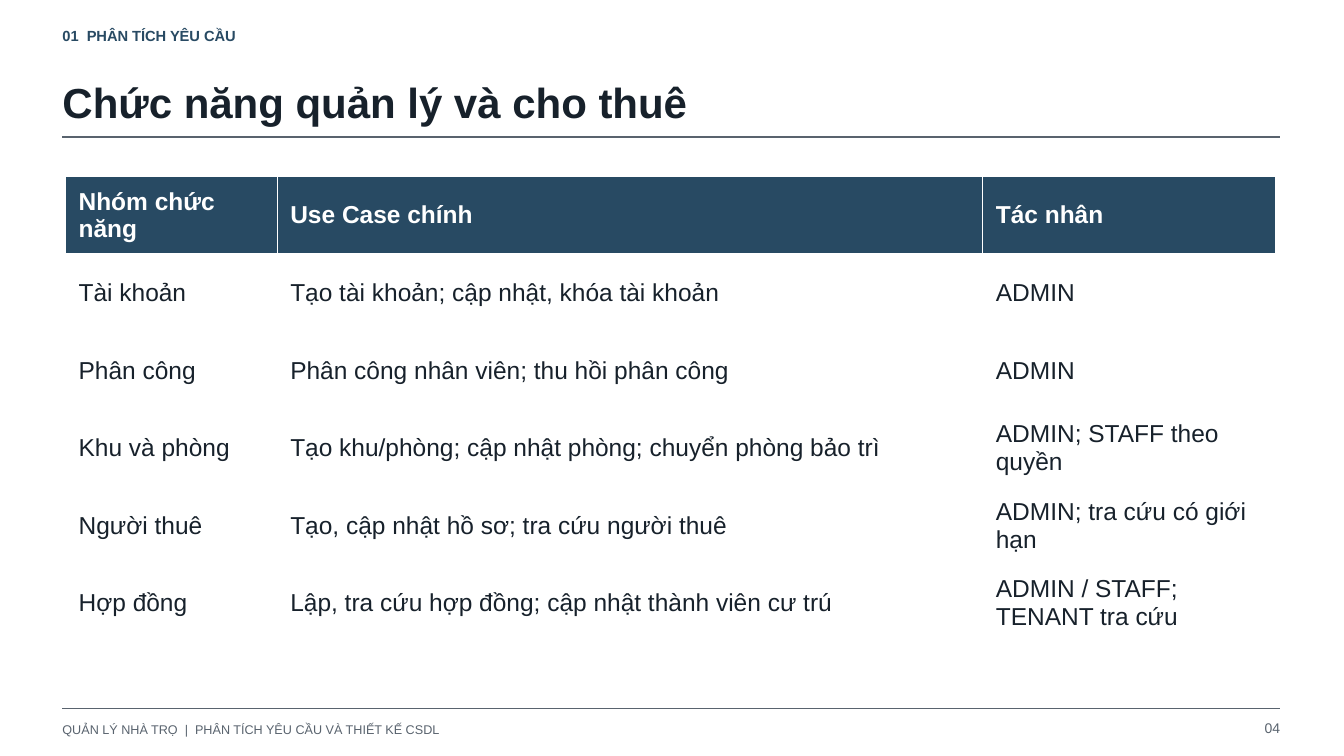
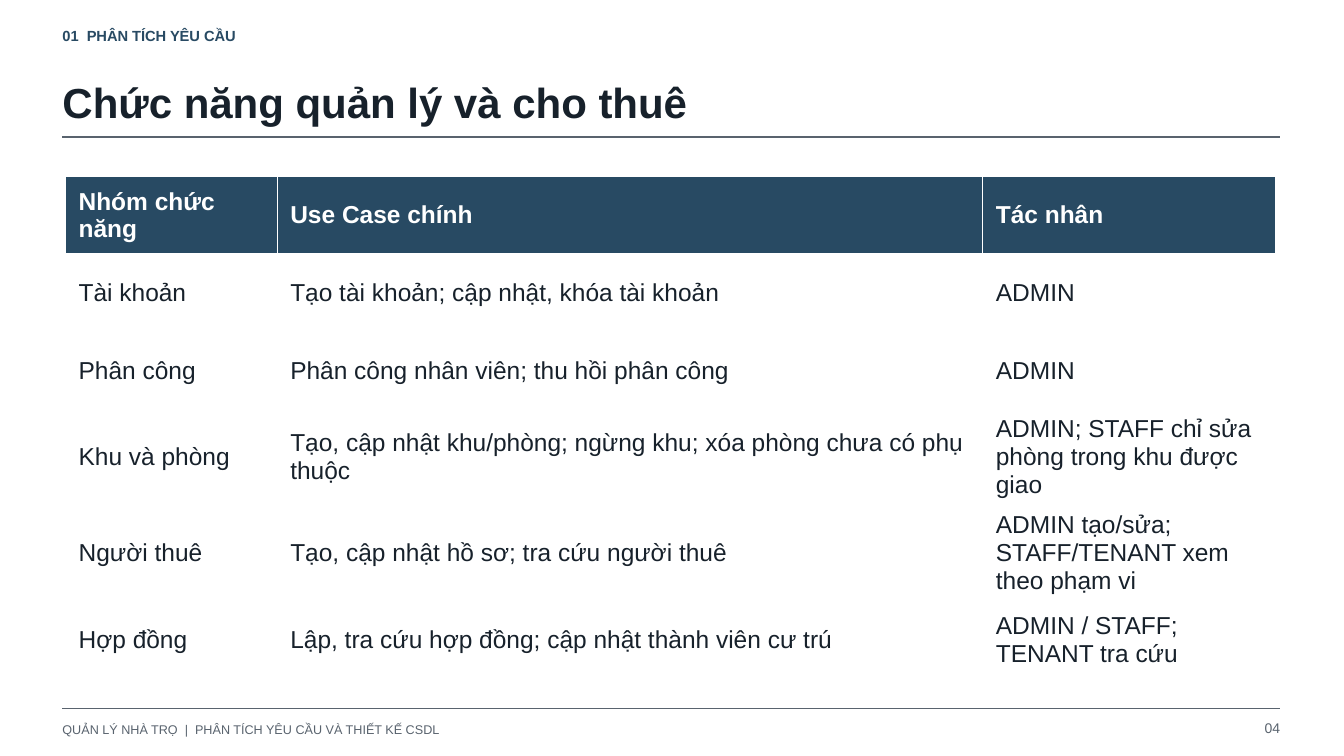
Before and after one commit to hieunofun/quanlytro, a slide deck: slide 4 of docs/thiet-ke-csdl-va-phan-tich-nghiep-vu.pptx. Drawn at 1344x756 pixels with LibreOffice and Linux fonts; fonts in the diff are those of the drawing. Boxes give left, top, right and bottom in pixels: in the first picture for what was removed or moved away, otherwise in the second. Text is boxed around its words. In the diff, an @@ line names an element or a change of style, - is before the commit and + after.

```diff
--- a/docs/thiet-ke-csdl-va-phan-tich-nghiep-vu.pptx
+++ b/docs/thiet-ke-csdl-va-phan-tich-nghiep-vu.pptx
@@ table at box(66, 176, 1275, 667) @@
-row 4, column 2: Tạo khu/phòng; cập nhật phòng; chuyển phòng bảo trì
+row 4, column 2: Tạo, cập nhật khu/phòng; ngừng khu; xóa phòng chưa có phụ thuộc
-row 4, column 3: ADMIN; STAFF theo quyền
+row 4, column 3: ADMIN; STAFF chỉ sửa phòng trong khu được giao
-row 5, column 3: ADMIN; tra cứu có giới hạn
+row 5, column 3: ADMIN tạo/sửa; STAFF/TENANT xem theo phạm vi
```
Also in this commit, not shown: 17 other slides changed, 15 other files.
